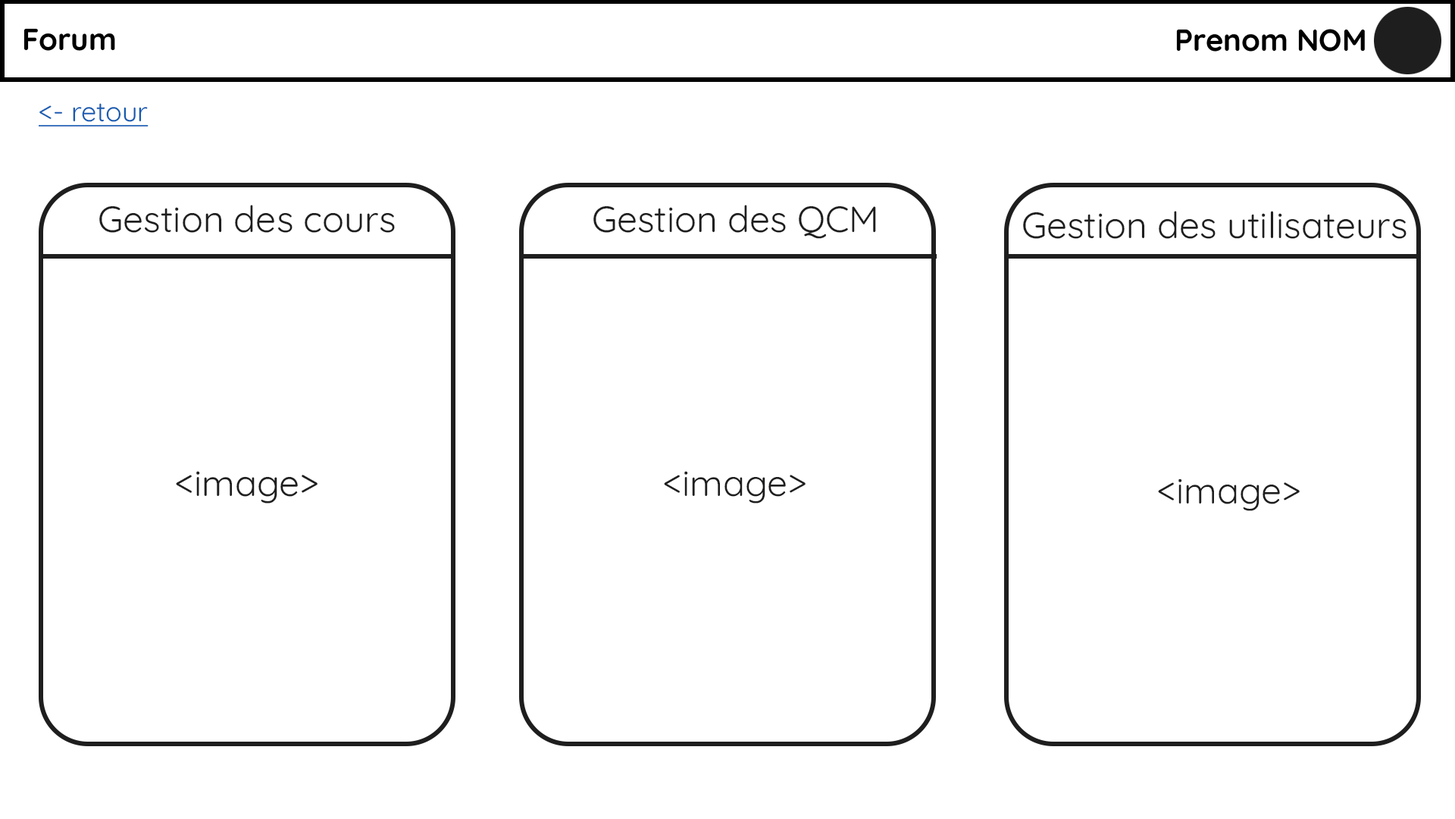
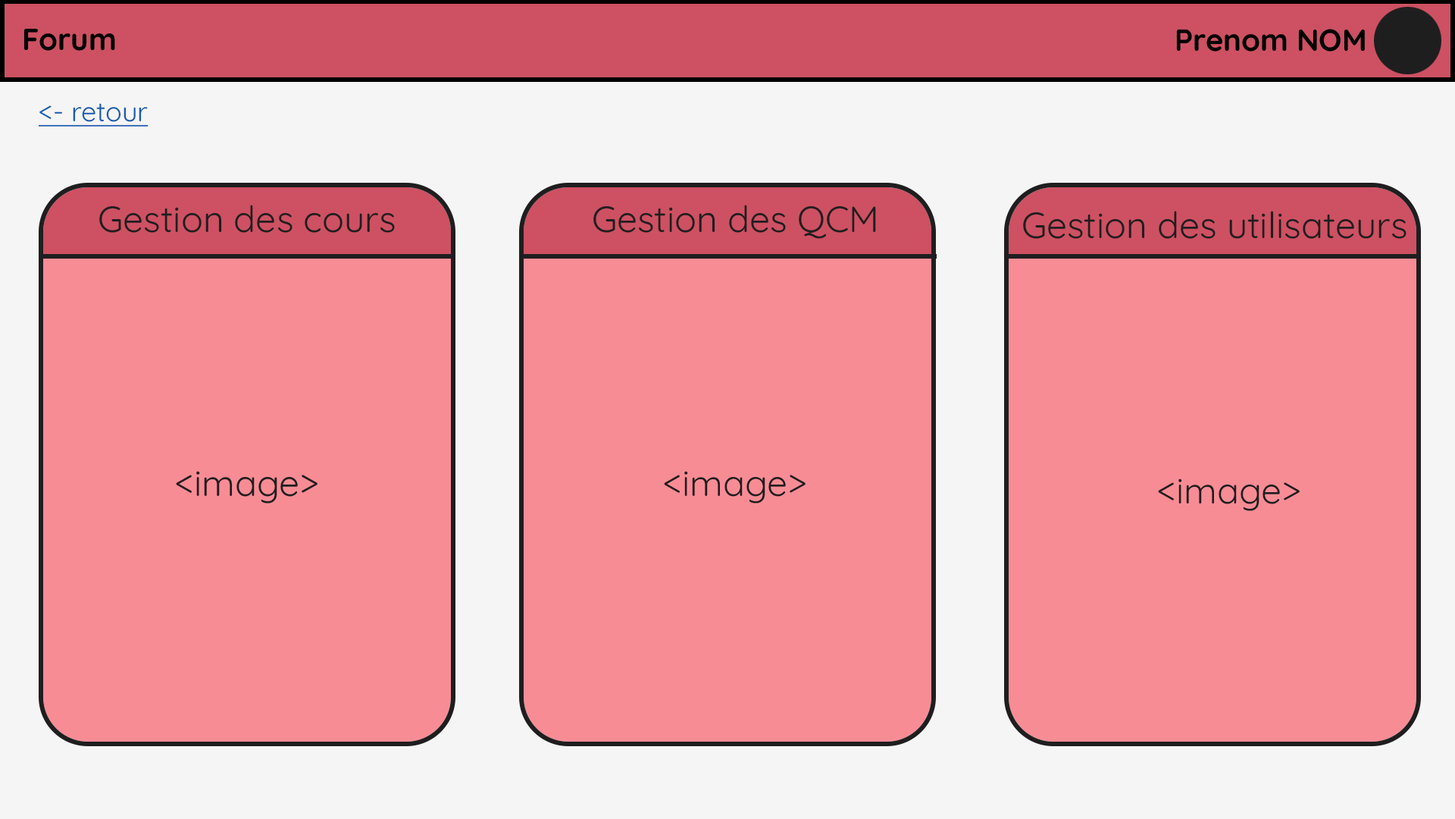
The second 1455px x 819px image is a revision of the first. Changes to its layers:
painted on "Rectangle 1" over [38, 182, 1417, 746]
removed layer "Rectangle 1" (2nd of 3) over [519, 182, 937, 746]
removed layer "Rectangle 1" (3rd of 3) over [38, 182, 456, 746]
added layer "fond" above "Arrière-plan" over [0, 3, 1455, 819]
